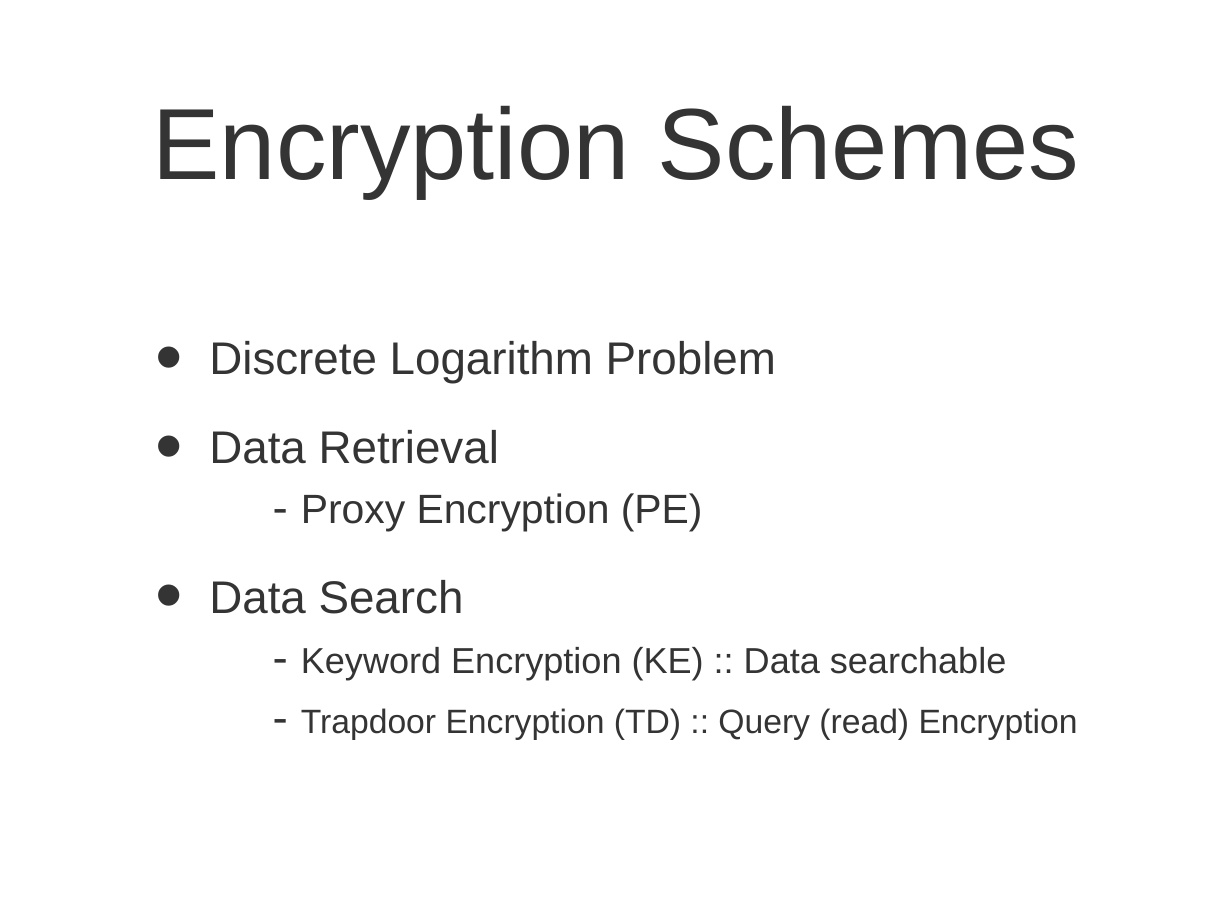
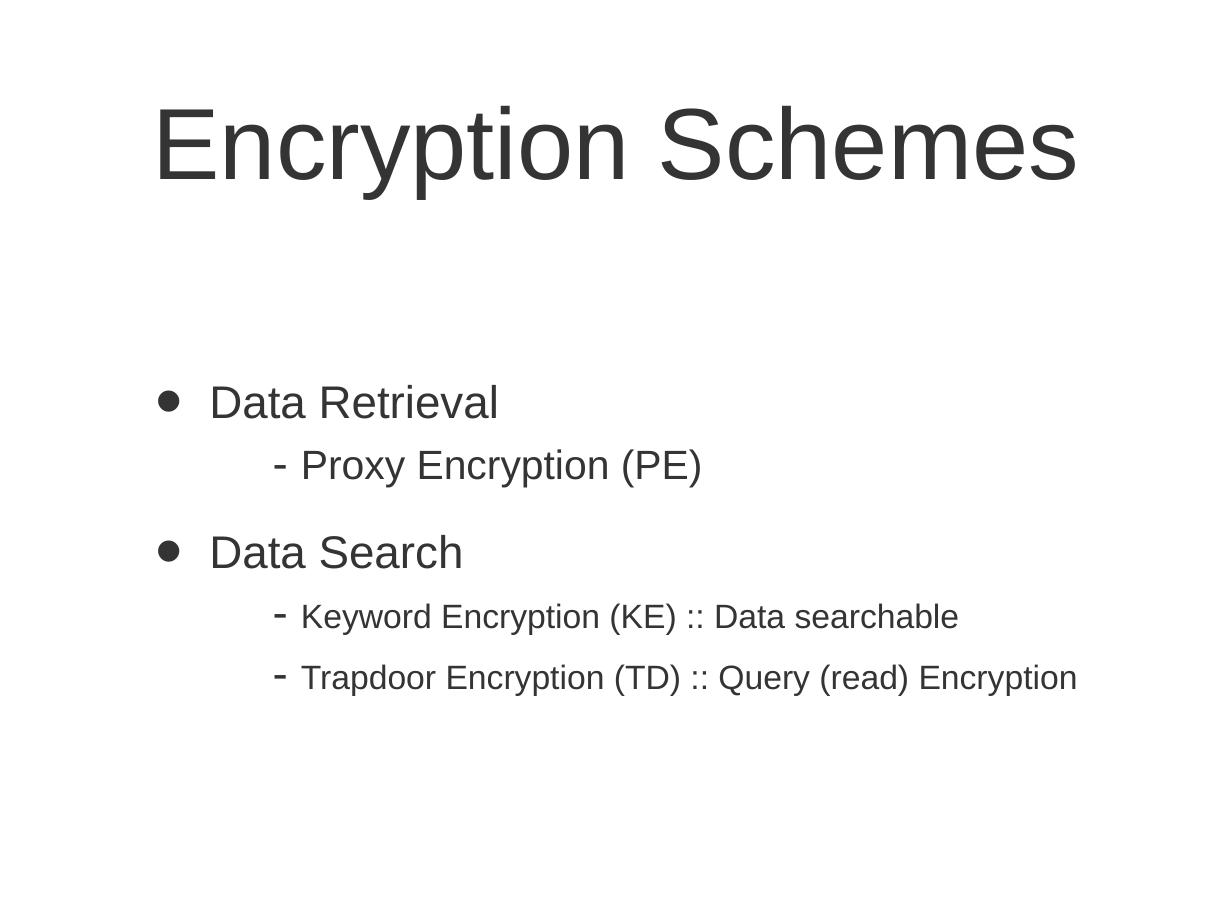
Before and after one commit to rexos/rexos.github.io, a slide deck: slide 4 of presentation.ppt (slide 3 before the commit). Drawn at 1232x924 pixels with LibreOffice and Linux fonts; fonts in the diff are those of the drawing. Boxes give left, top, right and bottom in pixels: in the first picture for what was removed or moved away, otherwise in the second. Text is boxed around its words. In the diff, an @@ line names an element or a change of style, - is before the commit and + after.

```diff
--- a/presentation.ppt
+++ b/presentation.ppt
@@ text at [209, 341, 776, 383]: paragraph removed @@
-• Discrete Logarithm Problem
@@ text at [209, 535, 1078, 696]: size 30 to 28 pt in "Keyword Encryption (KE) :: Data searchable" @@
```
Also in this commit, not shown: 7 other slides changed, 3 slides added, 2 slides removed.
